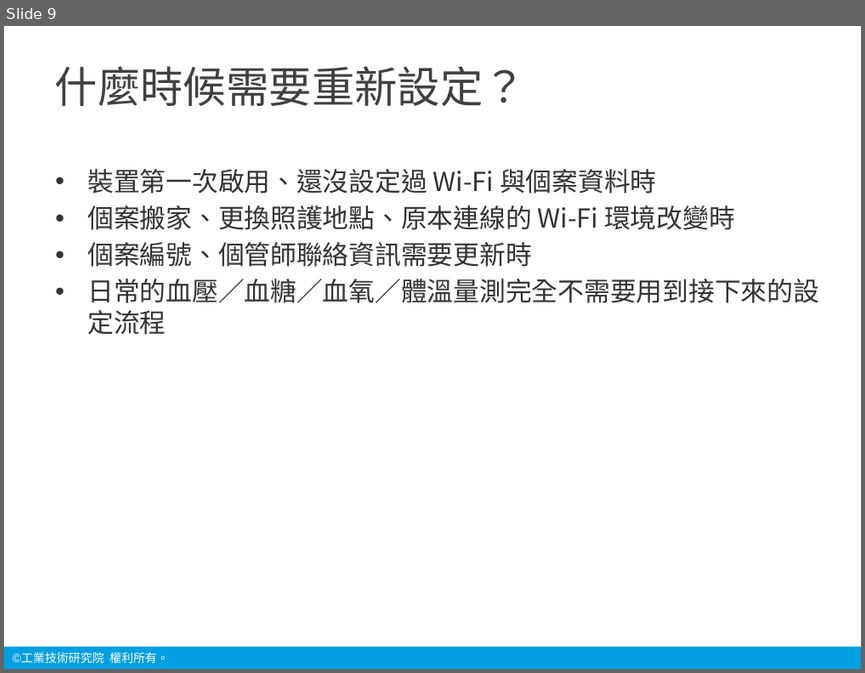
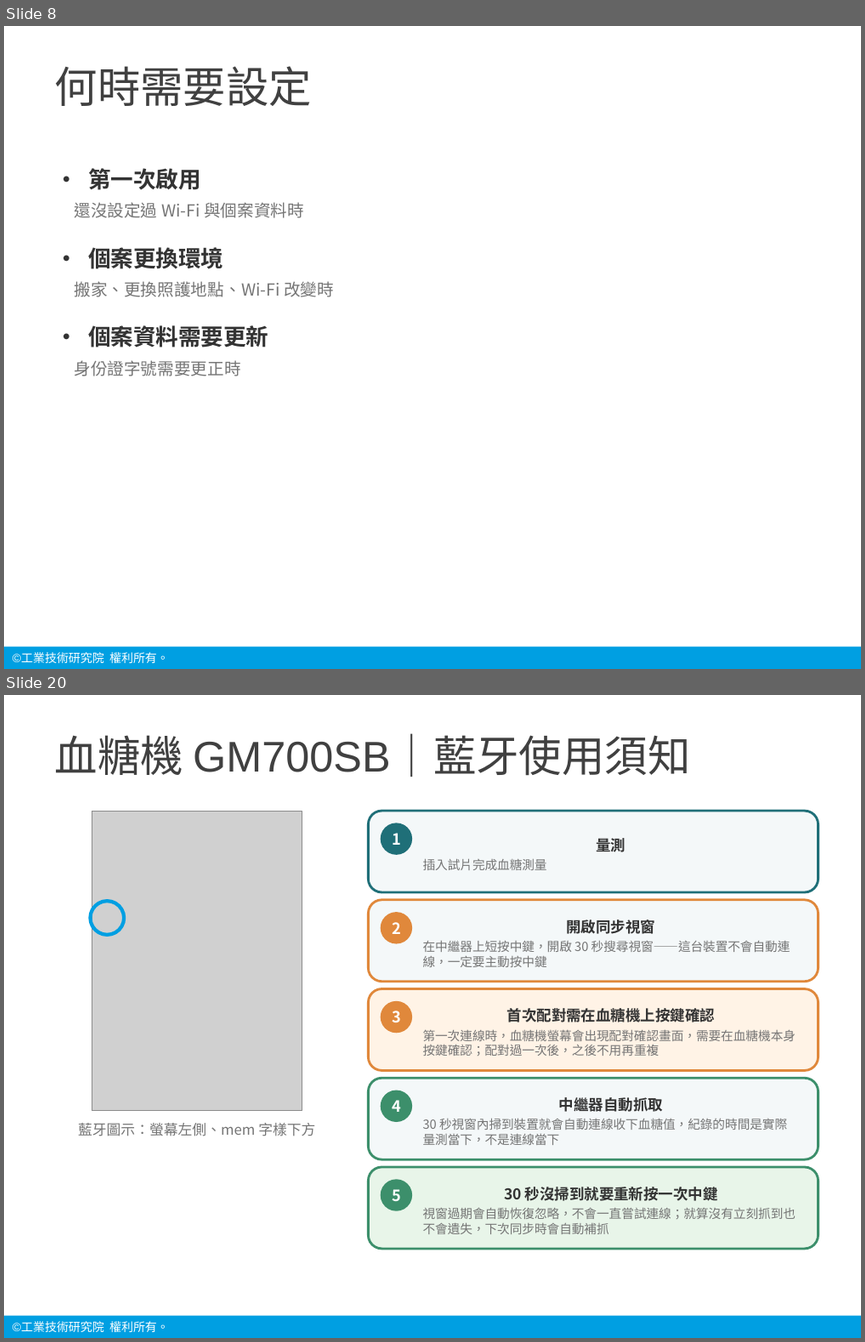
Before and after one commit to chanwunkong/pico-vitals-gateway, a slide deck: 說明/生理訊號中繼裝置_操作說明.pptx. Shown one above the other, each under a label of ours: slide 9 before the commit, slides 8 and 20 after it; the slides between them are not shown. The pictures are 865x673 and 865x1342 pixels, drawn with LibreOffice and Linux fonts; fonts in the diff are those of the drawing; grey boxes stand for pictures; background and template pictures are left out. Boxes give left, top, right and bottom in pixels: in the first picture for what was removed or moved away, otherwise in the second. Text is boxed around its words. In the diff, an @@ line names an element or a change of style, - is before the commit and + after.

```diff
--- a/說明/生理訊號中繼裝置_操作說明.pptx
+++ b/說明/生理訊號中繼裝置_操作說明.pptx
@@ slide 20 added at (x1=4, y1=695, x2=861, y2=1338), background #FFFFFF; not listed: 2 template elements that a slide beside it also shows @@
@@ title added at (x1=55, y1=735, x2=690, y2=777), 36 pt, text #404040 @@
+血糖機 GM700SB｜藍牙使用須知
@@ picture added at (x1=92, y1=811, x2=302, y2=1111) @@
@@ rounded rectangle added at (x1=368, y1=811, x2=818, y2=892), fill #F4F8F9, outline #1F6F78 2 pt, 10.5 pt, text #757575 @@
+量測
+插入試片完成血糖測量
@@ ellipse added at (x1=381, y1=823, x2=412, y2=854), fill #1F6F78, 13 pt, text #FFFFFF, bold @@
+1
@@ ellipse added at (x1=91, y1=901, x2=124, y2=934), outline #009FE2 3 pt @@
@@ rounded rectangle added at (x1=368, y1=900, x2=818, y2=981), fill #F4F8F9, outline #E0883B 2 pt, 10.5 pt, text #757575 @@
+開啟同步視窗
+在中繼器上短按中鍵，開啟 30 秒搜尋視窗——這台裝置不會自動連線，一定要主動按中鍵
@@ ellipse added at (x1=381, y1=912, x2=412, y2=943), fill #E0883B, 13 pt, text #FFFFFF, bold @@
+2
@@ rounded rectangle added at (x1=368, y1=989, x2=818, y2=1071), fill #FFF3E6, outline #E0883B 2 pt, 10.5 pt, text #757575 @@
+首次配對需在血糖機上按鍵確認
+第一次連線時，血糖機螢幕會出現配對確認畫面，需要在血糖機本身按鍵確認；配對過一次後，之後不用再重複
@@ ellipse added at (x1=381, y1=1001, x2=412, y2=1032), fill #E0883B, 13 pt, text #FFFFFF, bold @@
+3
@@ rounded rectangle added at (x1=368, y1=1078, x2=818, y2=1159), fill #F4F8F9, outline #3C8F6B 2 pt, 10.5 pt, text #757575 @@
+中繼器自動抓取
+30 秒視窗內掃到裝置就會自動連線收下血糖值，紀錄的時間是實際量測當下，不是連線當下
@@ ellipse added at (x1=381, y1=1090, x2=412, y2=1122), fill #3C8F6B, 13 pt, text #FFFFFF, bold @@
+4
@@ text added at (x1=78, y1=1123, x2=315, y2=1136), 12 pt, text #757575 @@
+藍牙圖示：螢幕左側、mem 字樣下方
@@ rounded rectangle added at (x1=368, y1=1167, x2=818, y2=1248), fill #E8F5E9, outline #3C8F6B 2 pt, 10.5 pt, text #757575 @@
+30 秒沒掃到就要重新按一次中鍵
+視窗過期會自動恢復忽略，不會一直嘗試連線；就算沒有立刻抓到也不會遺失，下次同步時會自動補抓
@@ ellipse added at (x1=381, y1=1179, x2=412, y2=1211), fill #3C8F6B, 13 pt, text #FFFFFF, bold @@
+5
@@ what was slide 9 is now slide 8 @@
@@ slide 8 changed as well @@
@@ title at (x1=55, y1=66, x2=312, y2=106): text changed @@
-什麼時候需要重新設定？
+何時需要設定
@@ text at (x1=74, y1=168, x2=334, y2=376): text changed; size 22 to 14 pt; text colour #333333 to #757575 @@
-• 裝置第一次啟用、還沒設定過 Wi-Fi 與個案資料時
-• 個案搬家、更換照護地點、原本連線的 Wi-Fi 環境改變時
-• 個案編號、個管師聯絡資訊需要更新時
-• 日常的血壓／血糖／血氧／體溫量測完全不需要用到接下來的設定流程
+• 第一次啟用
+還沒設定過 Wi-Fi 與個案資料時
+• 個案更換環境
+搬家、更換照護地點、Wi-Fi 改變時
+• 個案資料需要更新
+身份證字號需要更正時
```
Also in this commit, not shown: 9 other slides changed, 15 other slides added, 6 slides removed, 32 other files.
